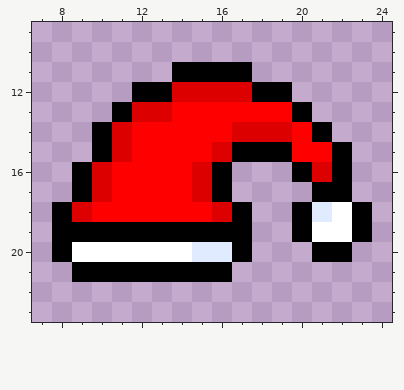
Pixel-art file -- Art/Christmas Skin/santa hat.aseprite. That is the earlier state.
32x32 pixels, 1 frame. Shown: x 7..24, y 9..23.
The result:
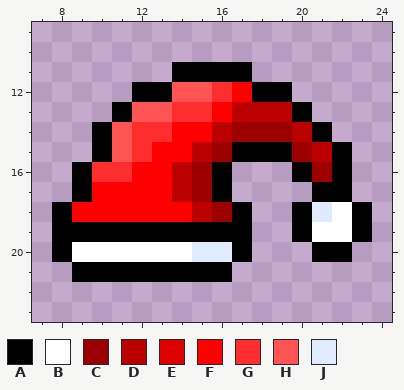
Palette (. is transparent): A #000000  B #ffffff  C #9d0000  D #bb0000  E #dc0000  F #ff0000  G #ff2e2e  H #ff5454  J #e0ebff
Diff:
y 12: x 14..17 EEEE -> HHGF
y 13: x 12..15 EEFF -> HHGG; x 17..19 FFF -> DDD
y 14: x 11..13 EFF -> HGG; x 16..20 FEEEF -> DCCCD
y 15: x 11..12 EF -> HG; x 15..16 FE -> DC; x 20..21 FF -> CD
y 16: x 10..11 EF -> GG; x 14..15 FE -> DC; x 21 E -> C
y 17: x 10 E -> F; x 14..15 FE -> DC
y 18: x 9 E -> F; x 15..16 FE -> DC
Where, in picture pixels (left, top, right, bottom), the same in both pictures:
changed: (72, 82, 332, 222)
